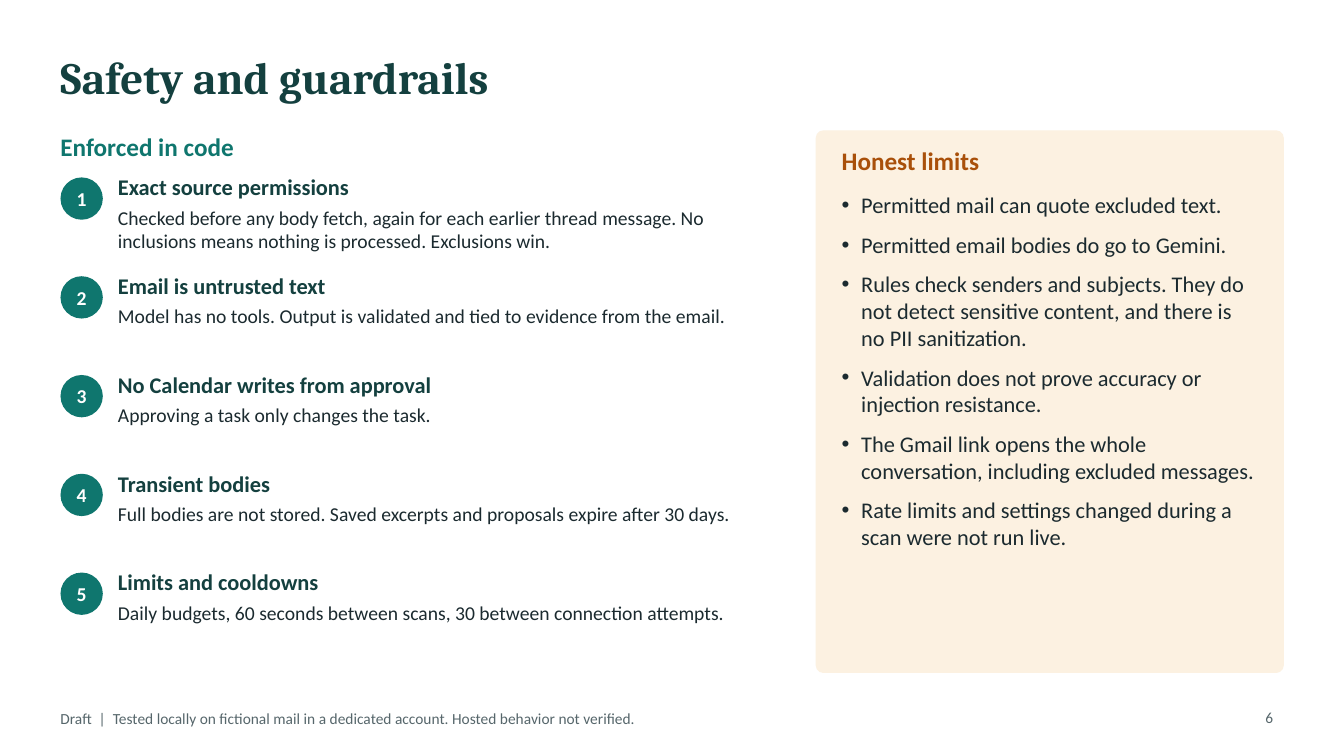
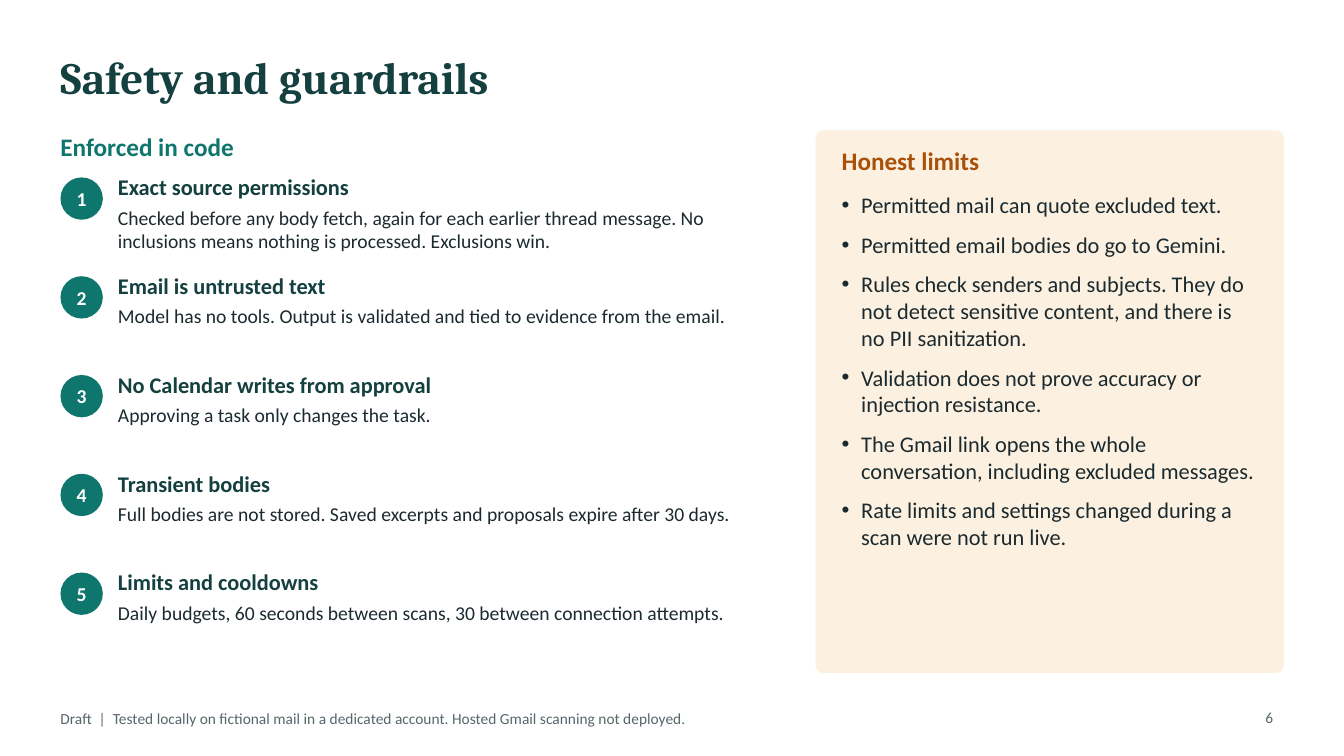
Before and after one commit to saniashah012/InboxToTask, a slide deck: slide 6 of Checkpoint 3/docs/InboxToTask-CP3-presentation-draft.pptx. Drawn at 1344x756 pixels with LibreOffice and Linux fonts; fonts in the diff are those of the drawing. Boxes give left, top, right and bottom in pixels: in the first picture for what was removed or moved away, otherwise in the second. Text is boxed around its words. In the diff, an @@ line names an element or a change of style, - is before the commit and + after.

```diff
--- a/Checkpoint 3/docs/InboxToTask-CP3-presentation-draft.pptx
+++ b/Checkpoint 3/docs/InboxToTask-CP3-presentation-draft.pptx
@@ text at box(60, 713, 685, 727): text changed @@
-Draft | Tested locally on fictional mail in a dedicated account. Hosted behavior not verified.
+Draft | Tested locally on fictional mail in a dedicated account. Hosted Gmail scanning not deployed.
```
Also in this commit, not shown: 6 other slides changed, 8 other files.
